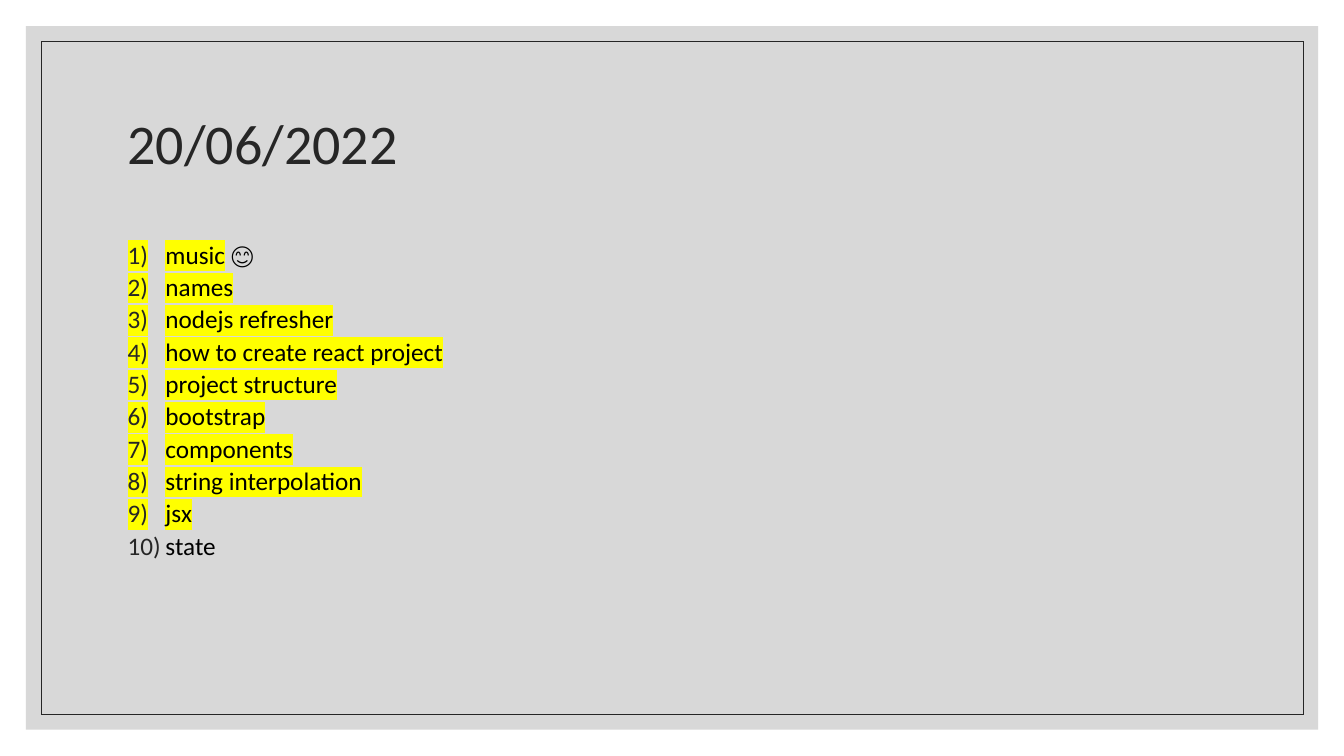
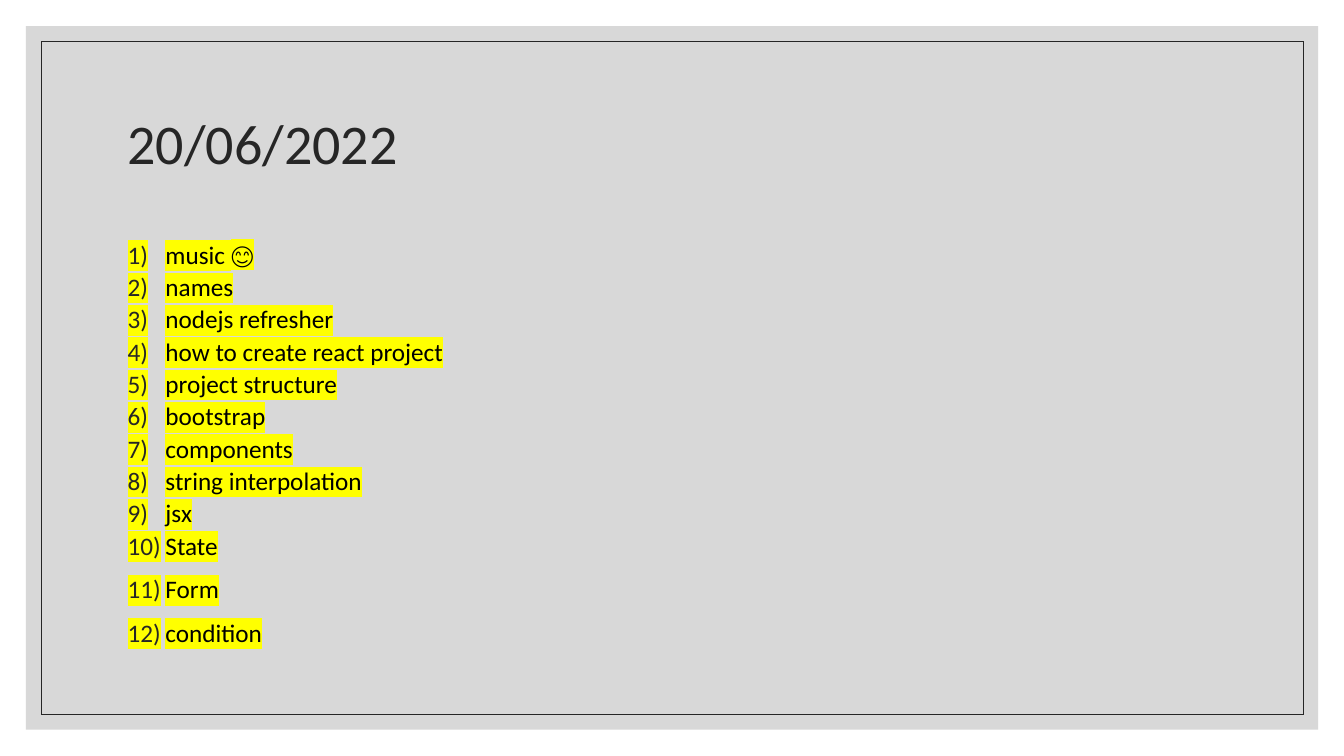
Before and after one commit to Rlss91/ht_W011121MR_morning_first-project, a slide deck: slide 2 of docs/React.pptx. Drawn at 1344x756 pixels with LibreOffice and Linux fonts; fonts in the diff are those of the drawing. Boxes give left, top, right and bottom in pixels: in the first picture for what was removed or moved away, otherwise in the second. Text is boxed around its words. In the diff, an @@ line names an element or a change of style, - is before the commit and + after.

Commit message:
react pptx

```diff
--- a/docs/React.pptx
+++ b/docs/React.pptx
@@ text at box(165, 246, 225, 265): highlight none to #FFFF00 in "😊" @@
@@ text at box(165, 538, 261, 642): text changed @@
-10) state
+10) State
+11) Form
+12) condition
```
